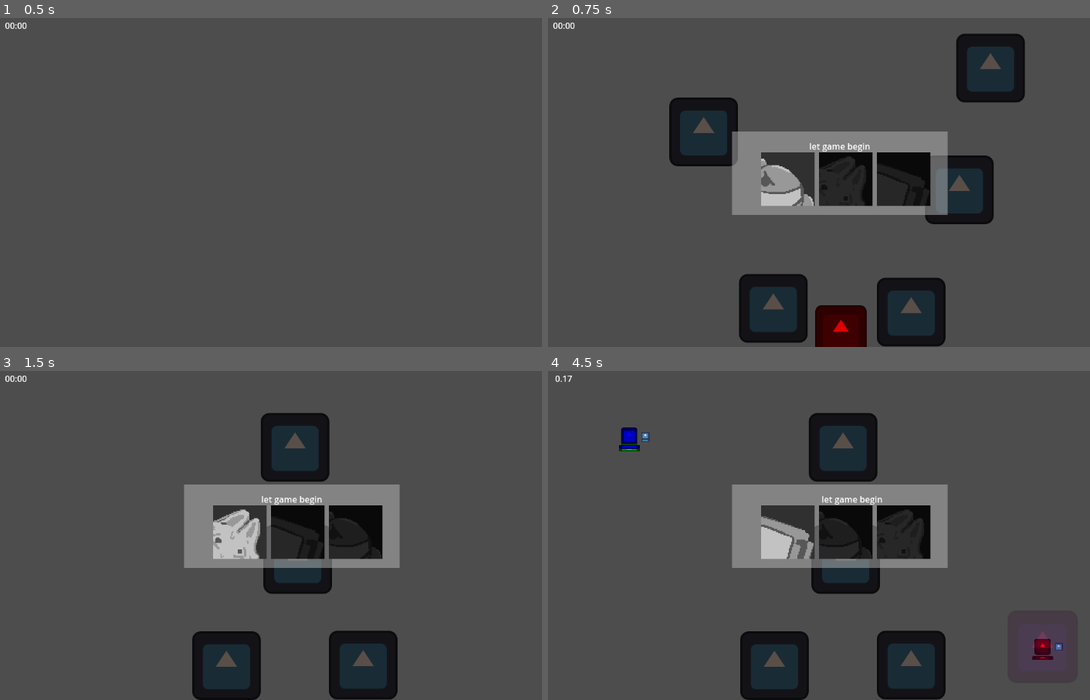
Above: before the commit, frames 1-4 (two rows, left to right).
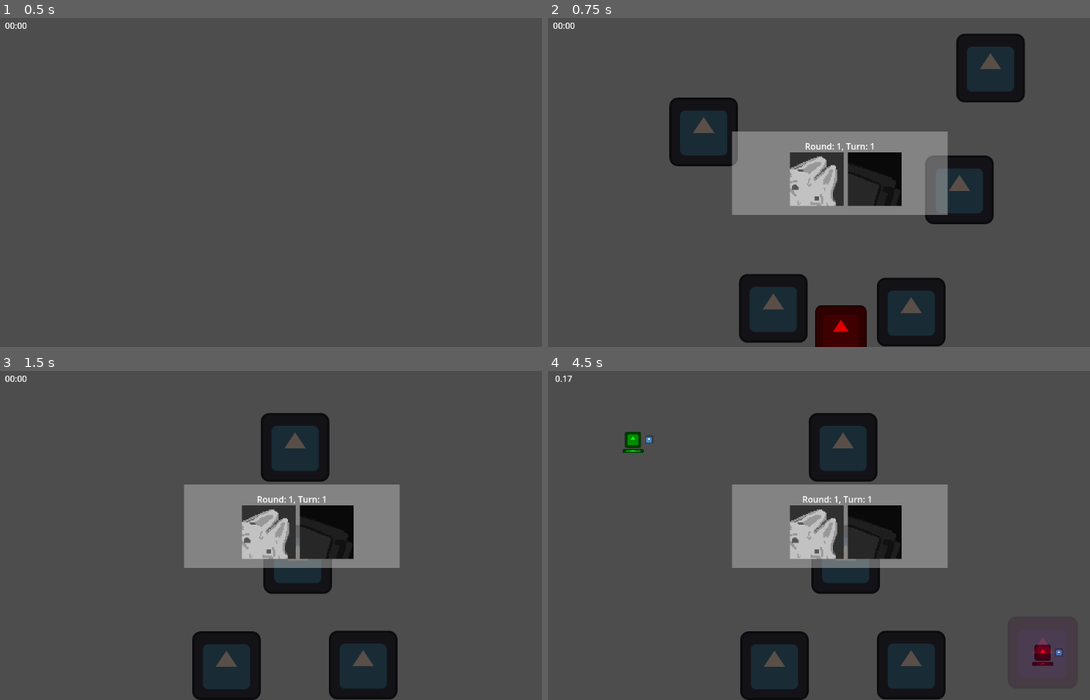
Above: after the commit, the same moments.

Repository: StickyBeacon/chasebox
Game: Godot game, scene res://spaces/arena.tscn
Same seed, same stepped clock (60 frames per second), same inputs: the game is played once before the commit and once after it. The engine's default icon, where the game draws it, is replaced by a stand-in: a white triangle on a blue panel in a dark square.
Inputs:
- Up to frame 1 (0.5 s): no input
- Up to frame 2 (0.75 s): tap Enter at 0.5 s; hold Tab (ui_focus_next) from 0.53 s (still down)
- Up to frame 3 (1.5 s): tap Space at 1.25 s; release Tab (ui_focus_next) at 1.28 s; tap Tab (ui_focus_next) at 1.35 s
- Up to frame 4 (4.5 s): hold Tab (ui_focus_next) 2.03-2.78 s; tap Tab (ui_focus_next) at 2.85, 4.35 s; hold Tab (ui_focus_next) 3.53-4.28 s

Frame 1 is identical in both runs. In frame 2, 3.2% of the frame differs, in the area x 39-71%, y 38-58%; in frame 3, 3.3%; in frame 4, 4.2%, in the area x 13-96%, y 17-90%.

Commit message:
TurnRound

Diff:
--- a/managers/ingame_ui_manager.gd
+++ b/managers/ingame_ui_manager.gd
@@ -1,6 +1,6 @@
 extends Node
 
-func set_turn_ui(value:bool, text = ""):
+func set_turn_ui(value:bool, _round  =-1, _turn=-1):
 	%TurnAnouncer.visible = value
-	%TurnAnouncerText.text = text
+	%TurnAnouncerText.text = "Round: %s, Turn: %s" % [_round, _turn]
 	%TurnIndicator.visible = value
--- a/managers/round_manager.gd
+++ b/managers/round_manager.gd
@@ -14,7 +14,7 @@
 
 func _input(event: InputEvent) -> void: #TODO temporary match start shortcut
 	if event.is_action_pressed("ui_focus_next"):
-		_chosen_players = [1,2,3]
+		_chosen_players = [1,2]
 		for id in _chosen_players:
 			%PlayerManager.add_player(id)
 		start_game()
@@ -70,7 +70,7 @@
 	# Current Turn overview
 	get_tree().paused = true
 	%TurnIndicator.set_players(_turn_order,_turn_count)
-	%IngameUIManager.set_turn_ui(true, "let game begin")
+	%IngameUIManager.set_turn_ui(true, _round_count ,_turn_count)
 	await _wait(1)
 	%IngameUIManager.set_turn_ui(false)
 	get_tree().paused = false
--- a/spaces/main_menu.tscn
+++ b/spaces/main_menu.tscn
@@ -19,6 +19,7 @@
 grow_vertical = 2
 
 [node name="RoundCount" type="SpinBox" parent="CanvasLayer/StartGame"]
+layout_mode = 0
 offset_left = 97.0
 offset_right = 180.063
 offset_bottom = 31.0
--- a/spaces/maps/base_map.gd
+++ b/spaces/maps/base_map.gd
@@ -1,7 +1,7 @@
 extends Node2D
 class_name BaseMap
 
-const RANDOM_ADDITION = 5
+const RANDOM_ADDITION = 20
 
 
 func get_spawn(team:Utils.Team):
--- a/ui/end_screen_list.tscn
+++ b/ui/end_screen_list.tscn
@@ -32,6 +32,7 @@
 texture = ExtResource("2_nh25s")
 
 [node name="TimeLabel" type="Label" parent="2"]
+layout_mode = 0
 offset_left = 50.0
 offset_top = 15.0
 offset_right = 90.0
@@ -45,6 +46,7 @@
 texture = ExtResource("3_ivygu")
 
 [node name="TimeLabel" type="Label" parent="3"]
+layout_mode = 0
 offset_left = 50.0
 offset_top = 15.0
 offset_right = 90.0
@@ -58,6 +60,7 @@
 texture = ExtResource("4_byril")
 
 [node name="TimeLabel" type="Label" parent="4"]
+layout_mode = 0
 offset_left = 50.0
 offset_top = 15.0
 offset_right = 90.0
